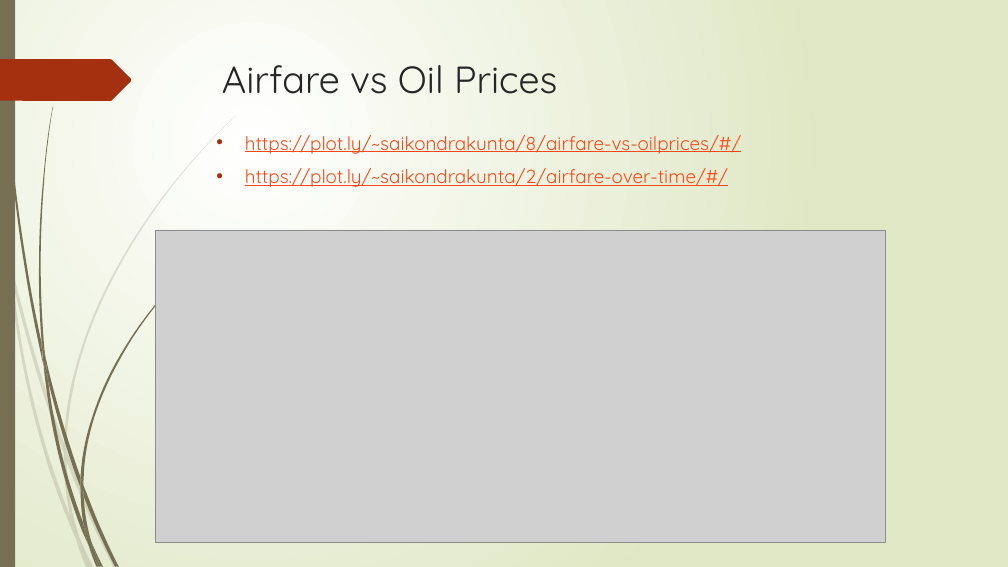
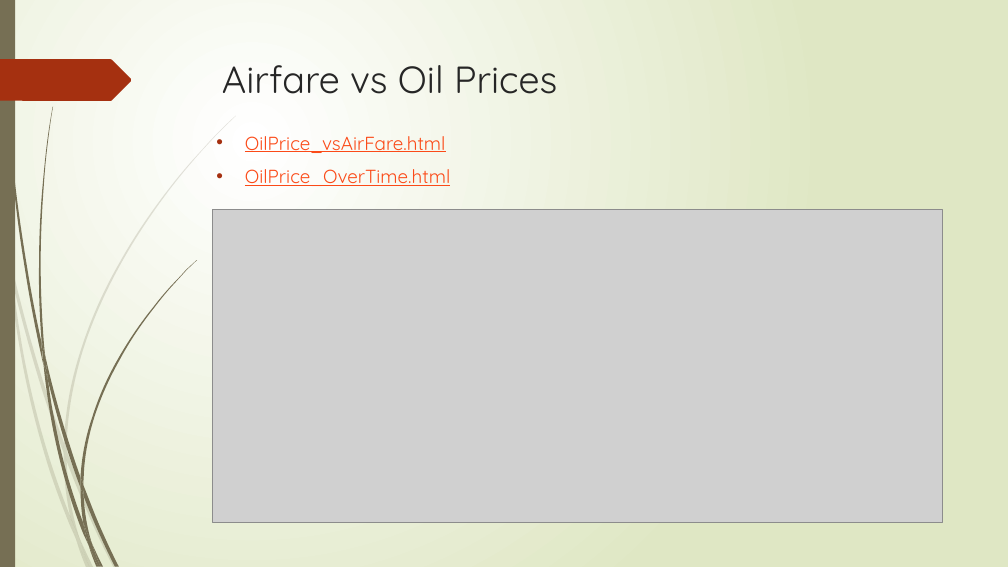
Before and after one commit to darstsharon/FlightCostAnalysis, a slide deck: slide 8 of Flight Cost Analysis.pptx. Drawn at 1008x567 pixels with LibreOffice and Linux fonts; fonts in the diff are those of the drawing; grey boxes stand for pictures. Boxes give left, top, right and bottom in pixels: in the first picture for what was removed or moved away, otherwise in the second. Text is boxed around its words. In the diff, an @@ line names an element or a change of style, - is before the commit and + after.

```diff
--- a/Flight Cost Analysis.pptx
+++ b/Flight Cost Analysis.pptx
@@ text at [245, 136, 450, 186]: text changed @@
-• https://plot.ly/~saikondrakunta/8/airfare-vs-oilprices/#/
-• https://plot.ly/~saikondrakunta/2/airfare-over-time/#/
+• OilPrice_vsAirFare.html
+• OilPrice_OverTime.html
@@ picture: place and size @@
-picture at [155, 230, 885, 542]
+picture at [212, 210, 942, 523]
```
Also in this commit, not shown: 9 other slides changed, 1 slide added, 1 slide removed, 2 other files.
